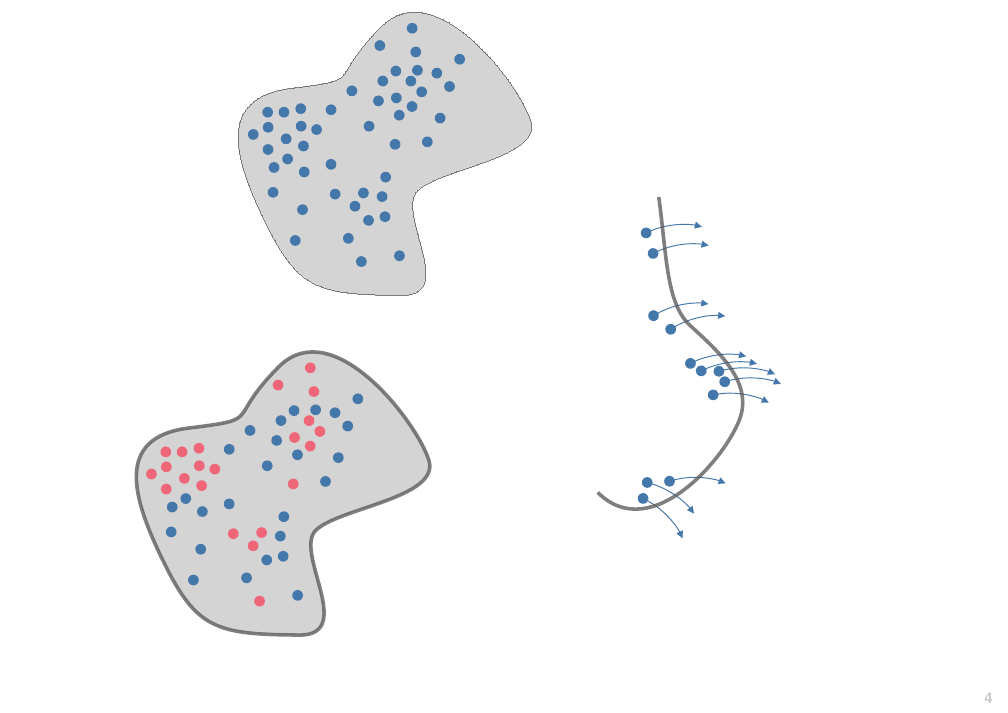
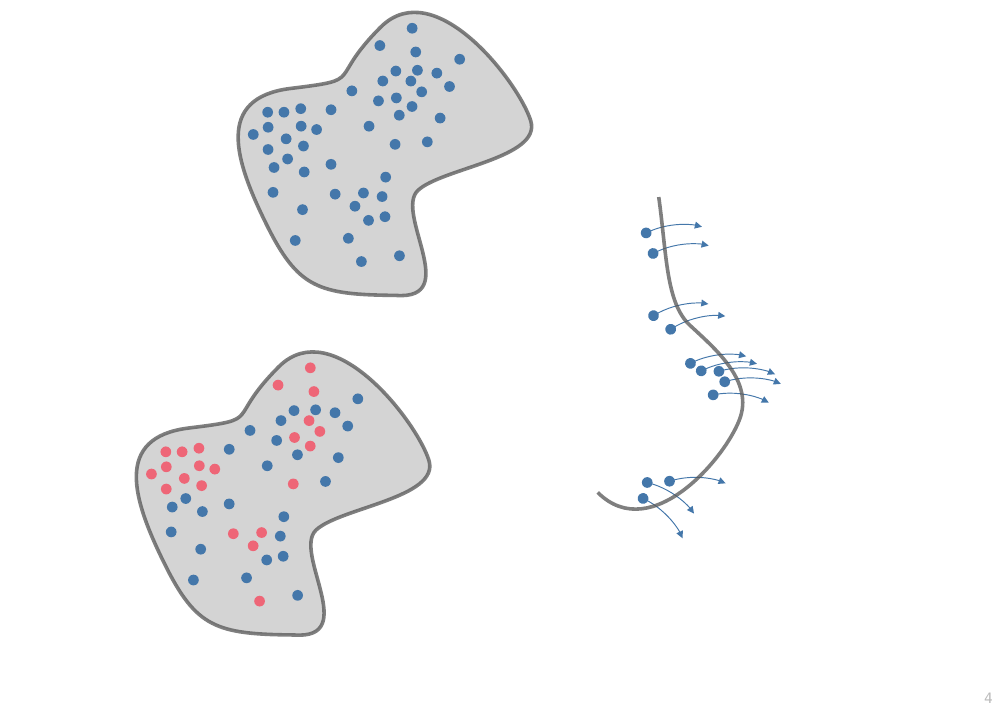
Before and after one commit to pglpm/7wonders, a slide deck: slide 4 of drawings.odp. Drawn at 1008x713 pixels with LibreOffice and Linux fonts; fonts in the diff are those of the drawing. Boxes give left, top, right and bottom in pixels: in the first picture for what was removed or moved away, otherwise in the second. Text is boxed around its words. In the diff, an @@ line names an element or a change of style, - is before the commit and + after.

```diff
--- a/drawings.odp
+++ b/drawings.odp
@@ freeform shape at box(238, 12, 531, 295): outline #555555 0 pt to #555555 3 pt @@
```
Also in this commit, not shown: 1 other slide changed, 3 slides added, 1 slide removed, 11 other files.
